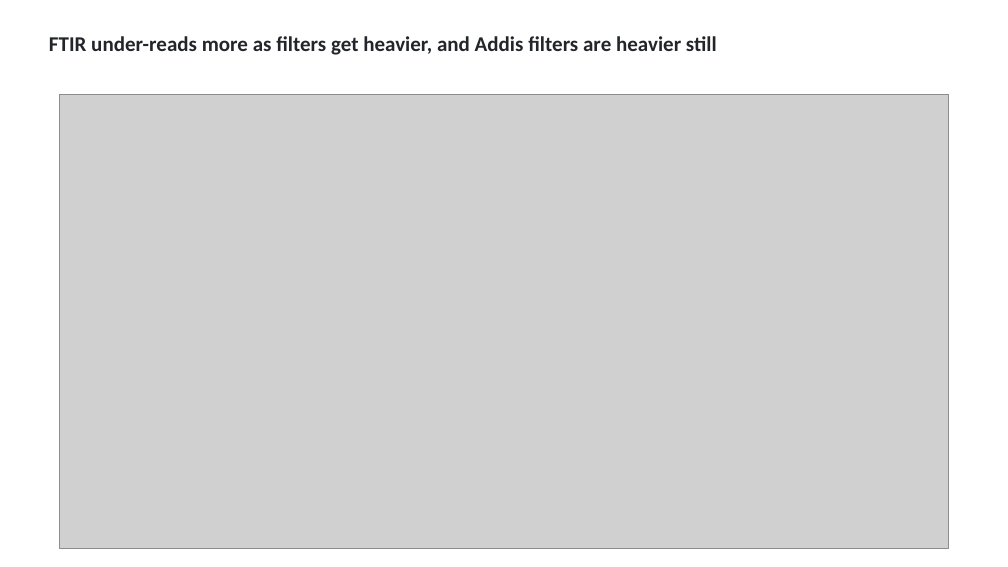
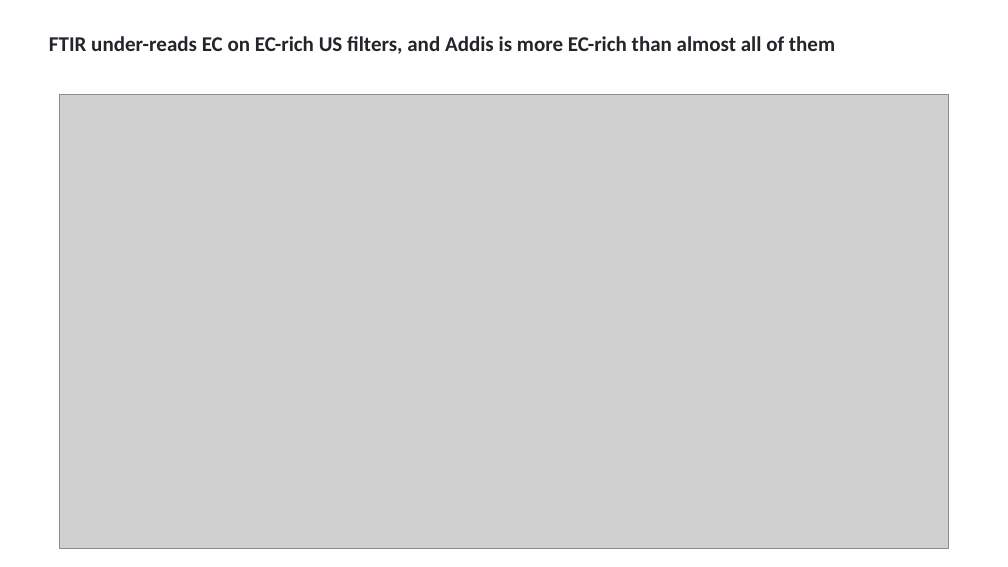
Before and after one commit to ahzs645/aethmodular, a slide deck: slide 7 of deliverables/aaar_poster_2026/aaar_practice_2026-10-15.pptx. Drawn at 1008x567 pixels with LibreOffice and Linux fonts; fonts in the diff are those of the drawing; grey boxes stand for pictures. Boxes give left, top, right and bottom in pixels: in the first picture for what was removed or moved away, otherwise in the second. Text is boxed around its words. In the diff, an @@ line names an element or a change of style, - is before the commit and + after.

```diff
--- a/deliverables/aaar_poster_2026/aaar_practice_2026-10-15.pptx
+++ b/deliverables/aaar_poster_2026/aaar_practice_2026-10-15.pptx
@@ text at (x1=49, y1=36, x2=835, y2=54): text changed @@
-FTIR under-reads more as filters get heavier, and Addis filters are heavier still
+FTIR under-reads EC on EC-rich US filters, and Addis is more EC-rich than almost all of them
```
Also in this commit, not shown: 1 other slide changed, 1 slide added, 1 slide removed, 7 other files.
